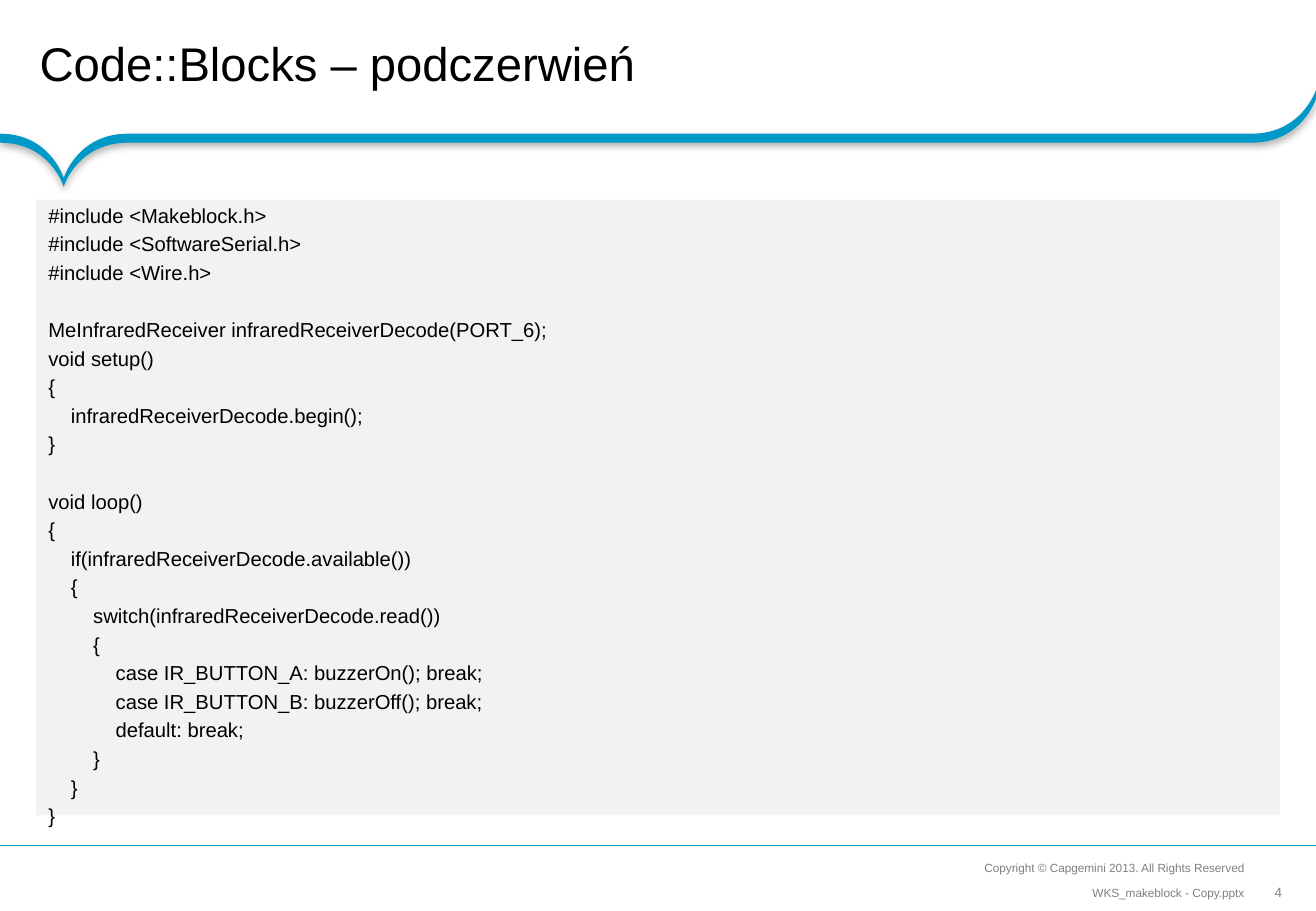
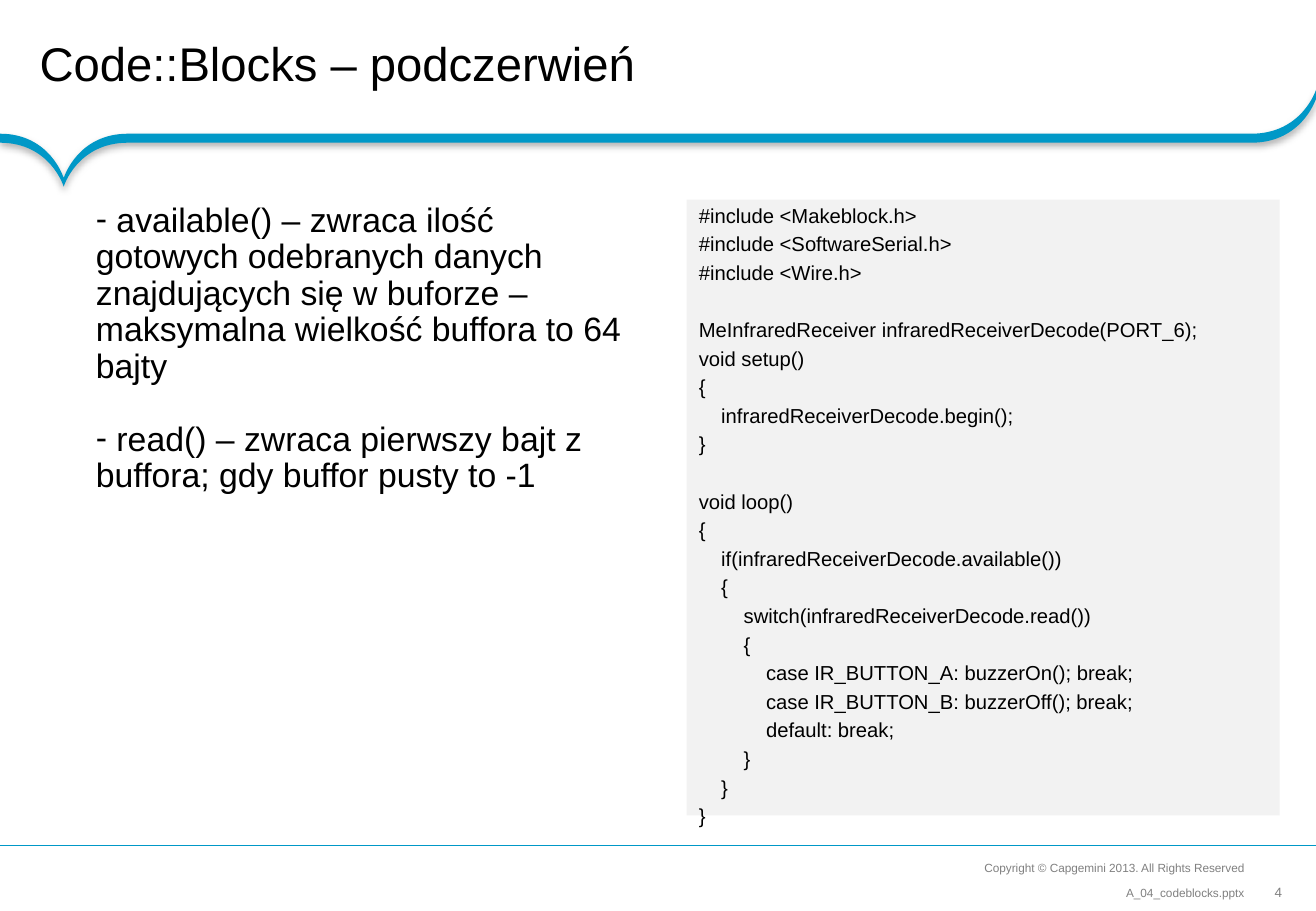
Before and after one commit to RoboCap/arduino, a slide deck: slide 4 of wks/A_04_codeblocks.pptx. Drawn at 1316x911 pixels with LibreOffice and Linux fonts; fonts in the diff are those of the drawing; background and template pictures are left out. Boxes give left, top, right and bottom in pixels: in the first picture for what was removed or moved away, otherwise in the second. Text is boxed around its words. In the diff, an @@ line names an element or a change of style, - is before the commit and + after.

```diff
--- a/wks/A_04_codeblocks.pptx
+++ b/wks/A_04_codeblocks.pptx
@@ text added at (96,207,621,494), 20 pt, text #000000 @@
+– available() – zwraca ilość gotowych odebranych danych znajdujących się w buforze – maksymalna wielkość buffora to 64 bajty
+– read() – zwraca pierwszy bajt z buffora; gdy buffor pusty to -1
@@ text "#include <Makeblock.h>": place and size @@
-text "#include <Makeblock.h>" at (36,199,1281,815)
+text "#include <Makeblock.h>" at (687,199,1280,815)
@@ text at (1126,888,1244,899): text changed @@
-WKS_makeblock - Copy.pptx
+A_04_codeblocks.pptx
```
Also in this commit, not shown: 4 other slides changed, 1 slide added.
